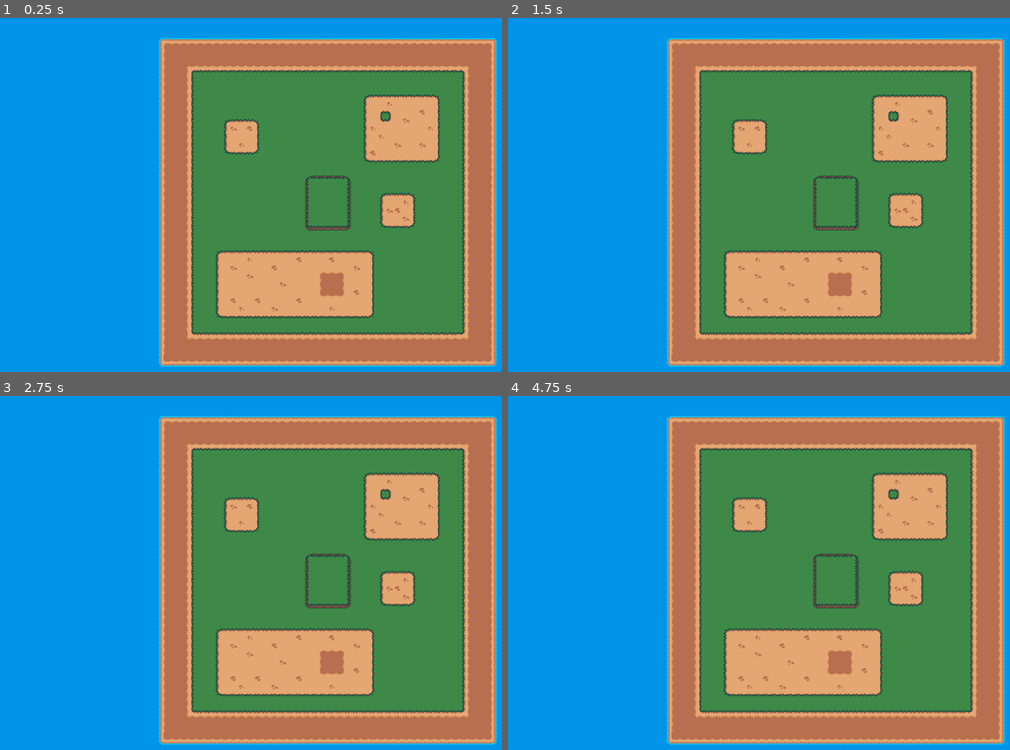
Above: before the commit, frames 1-4 (two rows, left to right).
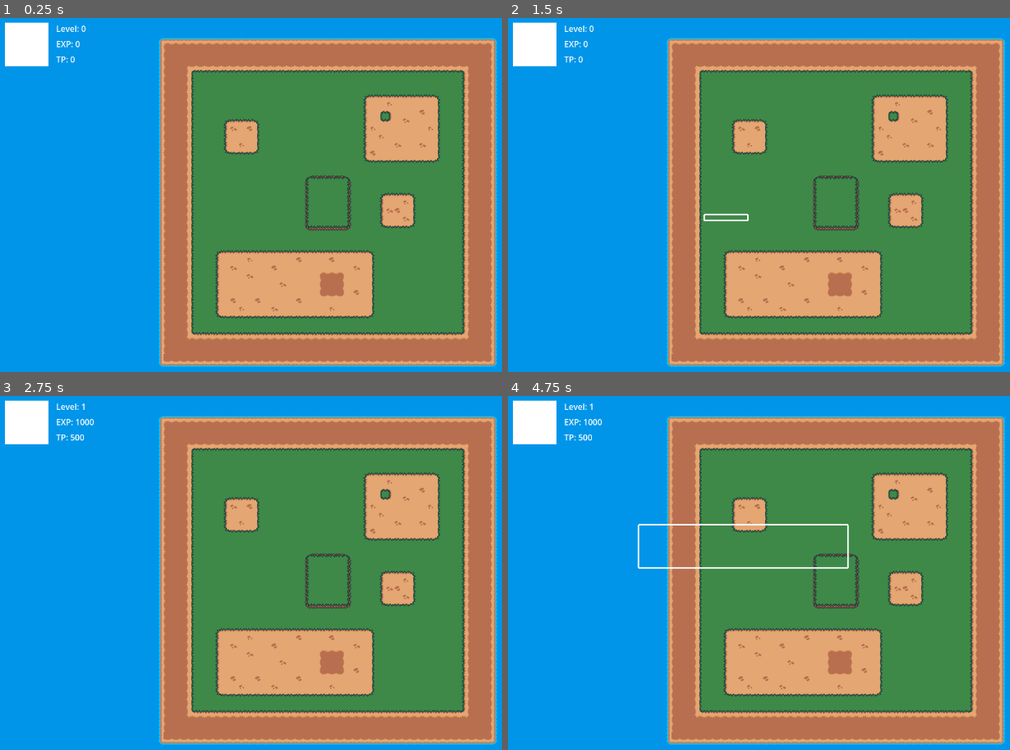
Above: after the commit, the same moments.

Repository: Rowan-Maynor/conjure
Game: Godot game, scene res://scenes/main.tscn
Two runs of this game, one before a commit and one after it. Both use one fixed random seed, a clock stepped at 60 frames per second and the inputs below.
Inputs (mouse positions are in pixels of both pictures, inside the frame that each line leads up to):
- Up to frame 1 (0.25 s): no input
- Up to frame 2 (1.5 s): tap Enter at 0.5 s; move the mouse to (979, 184) at 0.52 s; right-click (979, 184) at 0.6 s; click (979, 184) at 0.67 s; tap S (stop_movement) at 0.8 s; tap Space at 1.25 s; drag from (703, 219) to (834, 202) at 1.27 s
- Up to frame 3 (2.75 s): move the mouse to (391, 498) at 2.02 s; right-click (391, 498) at 2.1 s; click (391, 498) at 2.17 s; tap S (stop_movement) at 2.3 s
- Up to frame 4 (4.75 s): tap Enter at 2.75, 4.25 s; drag from (804, 654) to (849, 569) at 2.77 s; tap Space at 3.5 s; move the mouse to (outside the picture) at 3.52 s; right-click (outside the picture) at 3.6 s; click (outside the picture) at 3.67 s; tap S (stop_movement) at 3.8 s; drag from (638, 523) to (849, 569) at 4.27 s

The runs differ from the first frame. In frame 1, 1.2% of the frame differs, in the area x 0-18%, y 1-14%; in frame 2, 1.3%; in frame 3, 1.3%; in frame 4, 1.7%, in the area x 0-68%, y 1-49%.
Error after the commit: Invalid access to property or key 'control' on a base object of type 'StaticBody2D'. (res://scripts/main.gd:94)

Commit message:
Basics of drag selection are done

Diff:
--- a/scenes/main.tscn
+++ b/scenes/main.tscn
@@ -141,131 +141,180 @@
 
 [sub_resource type="RectangleShape2D" id="RectangleShape2D_jkv2x"]
 
+[sub_resource type="RectangleShape2D" id="RectangleShape2D_jbj1t"]
+
 [node name="Default-stage" type="Node2D"]
 y_sort_enabled = true
 script = ExtResource("1_ya4ey")
 metadata/_edit_vertical_guides_ = [640.0]
 metadata/_edit_horizontal_guides_ = [360.0]
+metadata/_edit_lock_ = true
 
 [node name="background" type="TileMapLayer" parent="."]
+z_index = -1
 tile_map_data = PackedByteArray("AAAnABUABQAAAAAAAAAoABUABQAAAAAAAAAoABYABQAAAAAAAAAnABYABQAAAAAAAAAmABYABQAAAAAAAAAmAB …(57520 unchanged characters)…
 tile_set = SubResource("TileSet_y6deb")
+metadata/_edit_lock_ = true
 
 [node name="Camera2D" type="Camera2D" parent="."]
 position = Vector2(640, 360)
 position_smoothing_enabled = true
+metadata/_edit_lock_ = true
 
 [node name="boundries" type="StaticBody2D" parent="."]
+metadata/_edit_lock_ = true
 
 [node name="inner_left" type="CollisionShape2D" parent="boundries"]
 position = Vector2(377, 361)
 shape = SubResource("RectangleShape2D_tipki")
+metadata/_edit_lock_ = true
 
 [node name="inner_top" type="CollisionShape2D" parent="boundries"]
 position = Vector2(640.5, 105)
 shape = SubResource("RectangleShape2D_85g3d")
+metadata/_edit_lock_ = true
 
 [node name="inner_right" type="CollisionShape2D" parent="boundries"]
 position = Vector2(904, 361)
 shape = SubResource("RectangleShape2D_choun")
+metadata/_edit_lock_ = true
 
 [node name="inner_bottom" type="CollisionShape2D" parent="boundries"]
 position = Vector2(641, 617)
 shape = SubResource("RectangleShape2D_85g3d")
+metadata/_edit_lock_ = true
 
 [node name="outer_top" type="CollisionShape2D" parent="boundries"]
 position = Vector2(639.5, 45.5)
 shape = SubResource("RectangleShape2D_ya4ey")
+metadata/_edit_lock_ = true
 
 [node name="outer_left" type="CollisionShape2D" parent="boundries"]
 position = Vector2(317.5, 359.5)
 shape = SubResource("RectangleShape2D_eb6dy")
+metadata/_edit_lock_ = true
 
 [node name="outer_bottom" type="CollisionShape2D" parent="boundries"]
 position = Vector2(640, 674)
 shape = SubResource("RectangleShape2D_trceg")
+metadata/_edit_lock_ = true
 
 [node name="outer_right" type="CollisionShape2D" parent="boundries"]
 position = Vector2(963, 359.5)
 shape = SubResource("RectangleShape2D_a8y0u")
+metadata/_edit_lock_ = true
 
 [node name="player_spawn_areas" type="Node2D" parent="."]
 y_sort_enabled = true
+metadata/_edit_lock_ = true
 
 [node name="player_spawn_area_1" type="Area2D" parent="player_spawn_areas"]
 position = Vector2(640, 360)
+metadata/_edit_lock_ = true
 
 [node name="player_spawn_area" type="CollisionShape2D" parent="player_spawn_areas/player_spawn_area_1"]
 shape = SubResource("RectangleShape2D_jkv2x")
+metadata/_edit_lock_ = true
 
 [node name="player_spawn_point" type="Marker2D" parent="player_spawn_areas/player_spawn_area_1/player_spawn_area"]
+metadata/_edit_lock_ = true
 
 [node name="player_spawn_area_2" type="Area2D" parent="player_spawn_areas"]
 position = Vector2(640, 336)
+metadata/_edit_lock_ = true
 
 [node name="player_spawn_area" type="CollisionShape2D" parent="player_spawn_areas/player_spawn_area_2"]
 shape = SubResource("RectangleShape2D_jkv2x")
+metadata/_edit_lock_ = true
 
 [node name="player_spawn_point" type="Marker2D" parent="player_spawn_areas/player_spawn_area_2/player_spawn_area"]
+metadata/_edit_lock_ = true
 
 [node name="player_spawn_area_3" type="Area2D" parent="player_spawn_areas"]
 position = Vector2(664, 336)
+metadata/_edit_lock_ = true
 
 [node name="player_spawn_area" type="CollisionShape2D" parent="player_spawn_areas/player_spawn_area_3"]
 shape = SubResource("RectangleShape2D_jkv2x")
+metadata/_edit_lock_ = true
 
 [node name="player_spawn_point" type="Marker2D" parent="player_spawn_areas/player_spawn_area_3/player_spawn_area"]
+metadata/_edit_lock_ = true
 
 [node name="player_spawn_area_4" type="Area2D" parent="player_spawn_areas"]
 position = Vector2(664, 360)
+metadata/_edit_lock_ = true
 
 [node name="player_spawn_area" type="CollisionShape2D" parent="player_spawn_areas/player_spawn_area_4"]
 shape = SubResource("RectangleShape2D_jkv2x")
+metadata/_edit_lock_ = true
 
 [node name="player_spawn_point" type="Marker2D" parent="player_spawn_areas/player_spawn_area_4/player_spawn_area"]
+metadata/_edit_lock_ = true
 
 [node name="player_spawn_area_5" type="Area2D" parent="player_spawn_areas"]
 position = Vector2(664, 384)
+metadata/_edit_lock_ = true
 
 [node name="player_spawn_area" type="CollisionShape2D" parent="player_spawn_areas/player_spawn_area_5"]
 shape = SubResource("RectangleShape2D_jkv2x")
+metadata/_edit_lock_ = true
 
 [node name="player_spawn_point" type="Marker2D" parent="player_spawn_areas/player_spawn_area_5/player_spawn_area"]
+metadata/_edit_lock_ = true
 
 [node name="player_spawn_area_6" type="Area2D" parent="player_spawn_areas"]
 position = Vector2(640, 384)
+metadata/_edit_lock_ = true
 
 [node name="player_spawn_area" type="CollisionShape2D" parent="player_spawn_areas/player_spawn_area_6"]
 shape = SubResource("RectangleShape2D_jkv2x")
+metadata/_edit_lock_ = true
 
 [node name="player_spawn_point" type="Marker2D" parent="player_spawn_areas/player_spawn_area_6/player_spawn_area"]
+metadata/_edit_lock_ = true
 
 [node name="player_spawn_area_7" type="Area2D" parent="player_spawn_areas"]
 position = Vector2(616, 384)
+metadata/_edit_lock_ = true
 
 [node name="player_spawn_area" type="CollisionShape2D" parent="player_spawn_areas/player_spawn_area_7"]
 shape = SubResource("RectangleShape2D_jkv2x")
+metadata/_edit_lock_ = true
 
 [node name="player_spawn_point" type="Marker2D" parent="player_spawn_areas/player_spawn_area_7/player_spawn_area"]
+metadata/_edit_lock_ = true
 
 [node name="player_spawn_area_8" type="Area2D" parent="player_spawn_areas"]
 position = Vector2(616, 360)
+metadata/_edit_lock_ = true
 
 [node name="player_spawn_area" type="CollisionShape2D" parent="player_spawn_areas/player_spawn_area_8"]
 shape = SubResource("RectangleShape2D_jkv2x")
+metadata/_edit_lock_ = true
 
 [node name="player_spawn_point" type="Marker2D" parent="player_spawn_areas/player_spawn_area_8/player_spawn_area"]
+metadata/_edit_lock_ = true
 
 [node name="player_spawn_area_9" type="Area2D" parent="player_spawn_areas"]
 position = Vector2(616, 336)
+metadata/_edit_lock_ = true
 
 [node name="player_spawn_area" type="CollisionShape2D" parent="player_spawn_areas/player_spawn_area_9"]
 shape = SubResource("RectangleShape2D_jkv2x")
+metadata/_edit_lock_ = true
 
 [node name="player_spawn_point" type="Marker2D" parent="player_spawn_areas/player_spawn_area_9/player_spawn_area"]
+metadata/_edit_lock_ = true
 
 [node name="Main-ui" parent="." instance=ExtResource("11_eb6dy")]
 offset_left = 1.0
 offset_top = -1.0
 offset_right = 1.0
 offset_bottom = -1.0
+metadata/_edit_lock_ = true
+
+[node name="selection_area" type="Area2D" parent="."]
+
+[node name="CollisionShape2D" type="CollisionShape2D" parent="selection_area"]
+shape = SubResource("RectangleShape2D_jbj1t")
--- a/scripts/main.gd
+++ b/scripts/main.gd
@@ -6,6 +6,12 @@
 	"res://scenes/units/t1/pig.tscn",
 	"res://scenes/units/t1/skeleton.tscn"
 ]
+
+#handles drag select
+var selected = []
+var drag_start = Vector2.ZERO
+@onready var selection_area = $selection_area
+@onready var selection_collision = $selection_area/CollisionShape2D
 
 func _ready():
 	load_player_data(player_data_path)
@@ -21,9 +27,10 @@
 
 	print("Done!")
 
-func _input(_event: InputEvent) -> void:
+func _input(event: InputEvent) -> void:
 	if(Input.is_action_pressed("clear_data")):
 		clear_player_data(player_data_path)
+
 	if(Input.is_action_just_pressed("spawn_t1_unit")):
 		var spawn_areas = $player_spawn_areas.get_children()
 		var unit = load(t1_units.pick_random()).instantiate()
@@ -33,6 +40,75 @@
 		else:
 			unit.position = spawn_point.global_position
 			$".".add_child(unit)
+
+	if(Input.is_action_just_released("right_click")):
+		for unit in selected:
+			unit.click_position = get_global_mouse_position()
+			unit.current_command = "move"
+
+	if(Input.is_action_just_pressed("stop_movement")):
+		for unit in selected:
+			unit.click_position = unit.position
+			unit.current_command = "stop"
+
+	if(drag_start == Vector2.ZERO && event is InputEventMouseButton
+		&& event.button_index == 1 && event.is_pressed()):
+			selected = []
+			drag_start = get_global_mouse_position()
+	elif(drag_start != Vector2.ZERO && event is InputEventMouseButton
+		&& event.button_index == 1):
+			_select_units()
+			drag_start = Vector2.ZERO
+
+func _process(_delta):
+	queue_redraw()
+
+func _draw():
+	if (drag_start == Vector2.ZERO):
+		return
+	var drag_end = get_global_mouse_position()
+	var start_x = drag_start.x
+	var start_y = drag_start.y
+	var end_x = drag_end.x
+	var end_y = drag_end.y
+
+	var line_width = 3.0
+	var line_color = Color.WHITE
+
+	draw_line(Vector2(start_x, start_y), Vector2(end_x, start_y), line_color, line_width)
+	draw_line(Vector2(start_x, start_y), Vector2(start_x, end_y), line_color, line_width)
+	draw_line(Vector2(end_x, start_y), Vector2(end_x, end_y), line_color, line_width)
+	draw_line(Vector2(start_x, end_y), Vector2(end_x, end_y), line_color, line_width)
+
+func _select_units():
+	var size = abs(get_global_mouse_position() - drag_start)
+	var area_position = _get_rect_start_position()
+
+	selection_area.global_position = area_position
+	selection_collision.global_position = area_position + size / 2
+	selection_collision.shape.size = size
+
+	await get_tree().create_timer(.04).timeout
+
+	for body in selection_area.get_overlapping_bodies():
+		if (body.control == "player"):
+			selected.append(body)
+
+func _get_rect_start_position():
+	var new_position = Vector2.ZERO
+	var mouse_position = get_global_mouse_position()
+
+	if (drag_start.x < mouse_position.x):
+		new_position.x = drag_start.x
+	else:
+		new_position.x = mouse_position.x
+
+	if (drag_start.y < mouse_position.y):
+		new_position.y = drag_start.y
+	else:
+		new_position.y = mouse_position.y
+
+	return new_position
 
 func update_player_data_ui(data):
 	$"Main-ui/level".text = "Level: " + str(int(data.level))
--- a/scripts/unit.gd
+++ b/scripts/unit.gd
@@ -4,6 +4,7 @@
 var health = 10
 const speed = 100
 var current_command = "stop"
+var control = "player"
 
 var click_position = Vector2()
 var target_position = Vector2()
@@ -13,12 +14,9 @@
 	click_position = position
 
 func _physics_process(_delta: float) -> void:
-	if Input.is_action_just_pressed("right_click"):
-		click_position = get_global_mouse_position()
-		current_command = "move"
-	if Input.is_action_just_pressed("stop_movement"):
-		click_position = position
-		current_command = "stop"
+	#if Input.is_action_just_pressed("stop_movement"):
+		#click_position = position
+		#current_command = "stop"
 	if position.distance_to(click_position) > 3:
 		target_position = (click_position - position).normalized()
 		velocity = target_position * speed
Not shown: 1 places in scenes/main.tscn that only renumber resources
